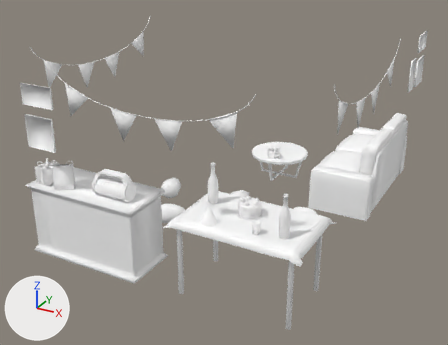
Renders of the FBX model Assets/Prefabs/Rooms/LivingRoom/LivingRoom_low.fbx from each side of a commit.
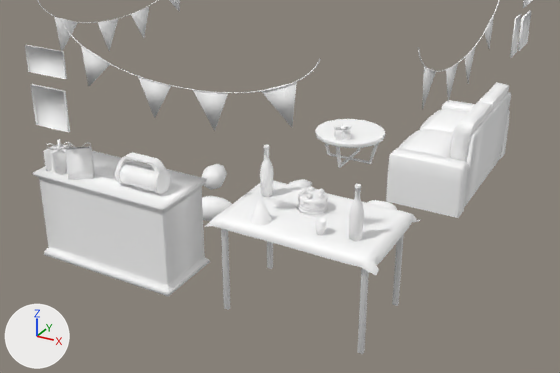
The first picture shows the older version from a 50 mm camera at (2.97, -5.9, 3.3) aimed at (-0.1, -0.32, 0.51). The close-ups show both versions on the part from 0% to 100% of the width and 14% to 100% of the height of that picture; other places that the commit changed are outside them. Arrows for +X, +Y and +Z are at lower left; the lights stay in place. Where no turn or scale is listed for an object, it has been applied to the vertices. Vertices at the same position are counted once.

Names of what the first close-up shows: 'NST_Bottle1_low', 'NST_Bottle2_low', 'NST_Gift1_low', 'NST_Gift2_low', 'SM_BoomBox_low', 'SM_Commode_low', 'SM_PartyDecorations_low', 'SM_Pictures_low', 'SM_SmallTable_low', 'SM_Sofa_low', 'SM_Table_low', 'SM_Tablecloth_low'.
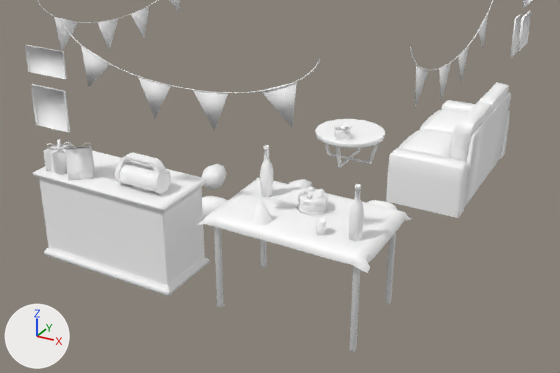
Where the newer file only moved an object's origin or applied its transform, the numbers keep the older frame.

Changed parts and their boxes [x1, y1, x2, y2] in the close-ups (560 x 373 px; the box of a moved part takes in the faces that stretch with it):
'SM_Tablecloth_low', mesh moved
    before: [204, 180, 420, 275]
    after: [197, 177, 412, 273]
'SM_PartyDecorations_low', reshaped
    before: [37, 0, 499, 131]
    after: [37, 0, 493, 131]
'SM_Table_low', mesh moved
    before: [221, 229, 404, 354]
    after: [214, 227, 396, 352]
part 3 of me_cube_031, added
    after: [32, 151, 210, 296]
part 4 of me_plane_007, moved or reshaped
    before: [465, 46, 476, 84]
    after: [458, 46, 469, 83]
part 5 of me_plane_007, moved or reshaped
    before: [418, 0, 499, 72]
    after: [410, 0, 493, 71]
part 6 of me_plane_007, moved or reshaped
    before: [484, 13, 494, 49]
    after: [478, 12, 488, 48]
part 7 of me_plane_007, moved or reshaped
    before: [446, 64, 458, 103]
    after: [439, 63, 451, 102]
part 8 of me_plane_007, moved or reshaped
    before: [422, 67, 436, 110]
    after: [415, 66, 428, 108]

What changed in the scene script:
```text
Change me_cube_031:
    used by ob_sm_commode_low; location = (0.0, 0.0, 0.0)
    remove me_cube_031.from_pydata(...)  # 136 vertices, 134 faces; spans x -1.4..-0.139, y -1.986..-1.415, z 0.0..0.74
    add me_cube_031.from_pydata(...)  # 416 vertices, 414 faces; spans x -1.4..-0.139, y -1.986..-1.415, z 0.0..0.74
    me_cube_031 part 3: 280 vertices added at x -1.4..-0.139, y -1.986..-1.415, z 0.0..0.74
Change me_plane_007:
    where me_plane_007.from_pydata(...)  # 486 vertices, 456 faces; spans x -1.5..1.5, y -1.99..0.5, z 1.43..2.02
    used by ob_sm_partydecorations_low; location = (0.0, 0.0, 0.0)
    me_plane_007 part 4: the loose piece of 6 vertices spanning x 1.49..1.5, y -0.41..-0.14, z 1.43..1.7 is moved by (-0.05, 0.0, 0.0)
    me_plane_007 part 5: the loose piece of 138 vertices spanning x 1.49..1.5, y -1.49..0.5, z 1.68..2.02 is moved by (-0.05, 0.0, 0.0)
    me_plane_007 part 6: the loose piece of 6 vertices spanning x 1.49..1.5, y 0.09..0.34, z 1.56..1.86 is moved by (-0.05, 0.0, 0.0)
    me_plane_007 part 7: the loose piece of 6 vertices spanning x 1.49..1.5, y -0.85..-0.58, z 1.43..1.7 is moved by (-0.05, 0.0, 0.0)
    me_plane_007 part 8: the loose piece of 6 vertices spanning x 1.49..1.5, y -1.33..-1.08, z 1.56..1.86 is moved by (-0.05, 0.0, 0.0)
Change me_plane_006:
    where me_plane_006.from_pydata(...)  # 196 vertices, 169 faces; spans x 0.215..1.503, y -1.989..-1.166, z 0.661..0.764
    used by ob_sm_tablecloth_low; location = (0.0, 0.0, 0.0)
    me_plane_006 part 1: the whole mesh is moved by (-0.058, 0.0, 0.0)
Change me_plane_008:
    where me_plane_008.from_pydata(...)  # 136 vertices, 146 faces; spans x 0.296..1.421, y -1.924..-1.239, z 0.0..0.75
    used by ob_sm_table_low; location = (0.0, 0.0, 0.0)
    me_plane_008 part 2: the whole mesh is moved by (-0.058, 0.0, 0.0)
```
